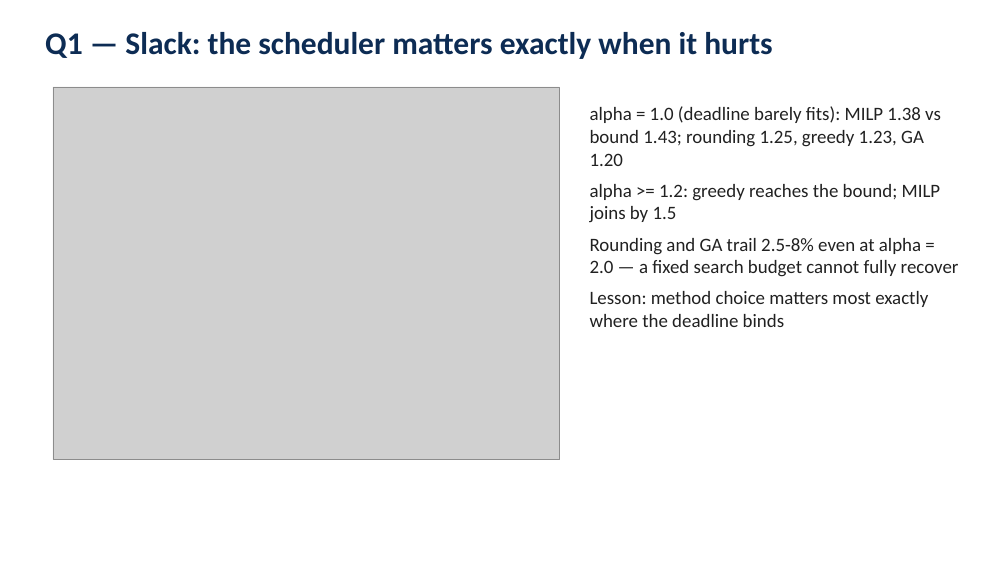
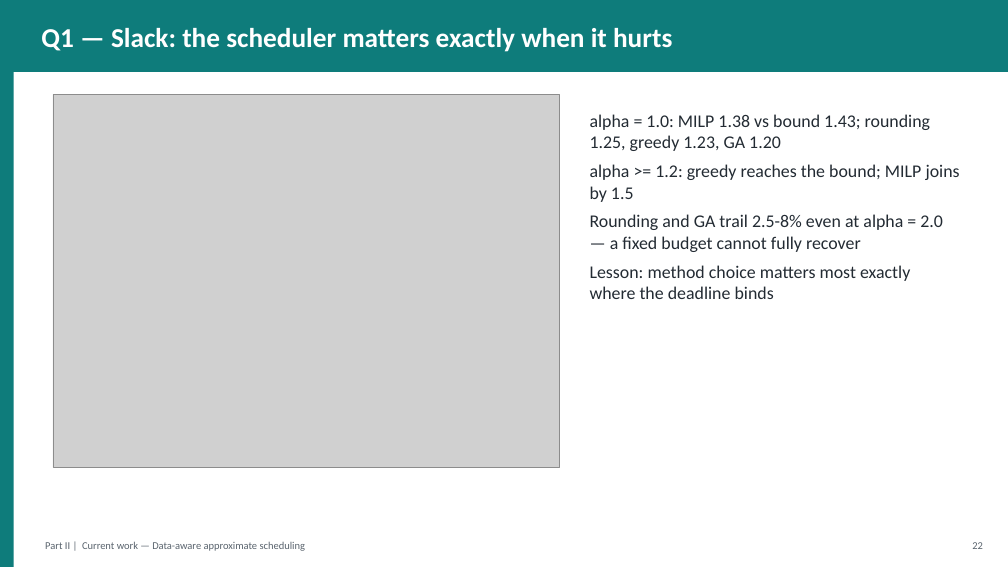
Before and after one commit to gayanigupta/data-aware-scheduling, a slide deck: slide 23 of slides/data-aware-scheduling.pptx (slide 11 before the commit). Drawn at 1008x567 pixels with LibreOffice and Linux fonts; fonts in the diff are those of the drawing; grey boxes stand for pictures. Boxes give left, top, right and bottom in pixels: in the first picture for what was removed or moved away, otherwise in the second. Text is boxed around its words. In the diff, an @@ line names an element or a change of style, - is before the commit and + after.

```diff
--- a/slides/data-aware-scheduling.pptx
+++ b/slides/data-aware-scheduling.pptx
@@ rectangle added at bbox=[0, 0, 1008, 72], fill #0E7C7B @@
@@ text "Q1 — Slack: the scheduler ..." at bbox=[41, 28, 672, 52]: size 30 to 26 pt, text colour #0D2C54 to #FFFFFF; vertical alignment top to middle @@
@@ rectangle added at bbox=[0, 72, 14, 567], fill #0E7C7B @@
@@ picture: place and size @@
-picture at bbox=[53, 87, 560, 460]
+picture at bbox=[53, 95, 560, 467]
@@ text "alpha = 1.0: MILP 1.38 ...": place and size @@
-text "alpha = 1.0: MILP 1.38 ..." at bbox=[590, 106, 959, 327]
+text "alpha = 1.0: MILP 1.38 ..." at bbox=[590, 114, 960, 299]
@@ text at bbox=[590, 114, 930, 151]: text changed; size 18 to 17 pt; text colour #212121 to #232B33 @@
-alpha = 1.0 (deadline barely fits): MILP 1.38 vs bound 1.43; rounding 1.25, greedy 1.23, GA 1.20
+alpha = 1.0: MILP 1.38 vs bound 1.43; rounding 1.25, greedy 1.23, GA 1.20
@@ text at bbox=[590, 164, 960, 299]: size 18 to 17 pt, text colour #212121 to #232B33 in "alpha >= 1.2: greedy reaches the bound; ...", "Lesson: method choice matters most exactly where ..."; less space between paragraphs @@
@@ text at bbox=[590, 214, 943, 252]: text changed; size 18 to 17 pt; text colour #212121 to #232B33 @@
-Rounding and GA trail 2.5-8% even at alpha = 2.0 — a fixed search budget cannot fully recover
+Rounding and GA trail 2.5-8% even at alpha = 2.0 — a fixed budget cannot fully recover
@@ text added at bbox=[45, 542, 305, 551], 10 pt, text #5A646E @@
+Part II | Current work — Data-aware approximate scheduling
@@ text added at bbox=[972, 542, 983, 549], 10 pt, text #5A646E @@
+22
```
Also in this commit, not shown: 19 other slides changed, 24 slides added, 1 slide removed, 1 other file.
